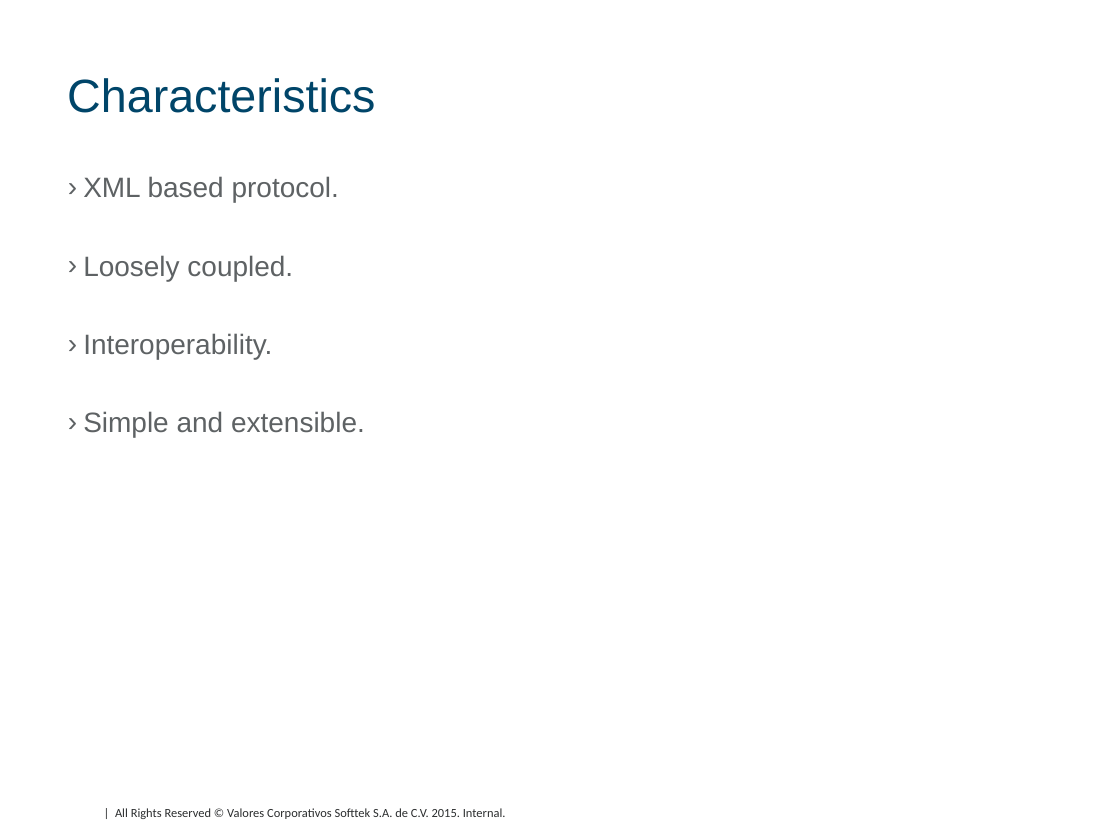
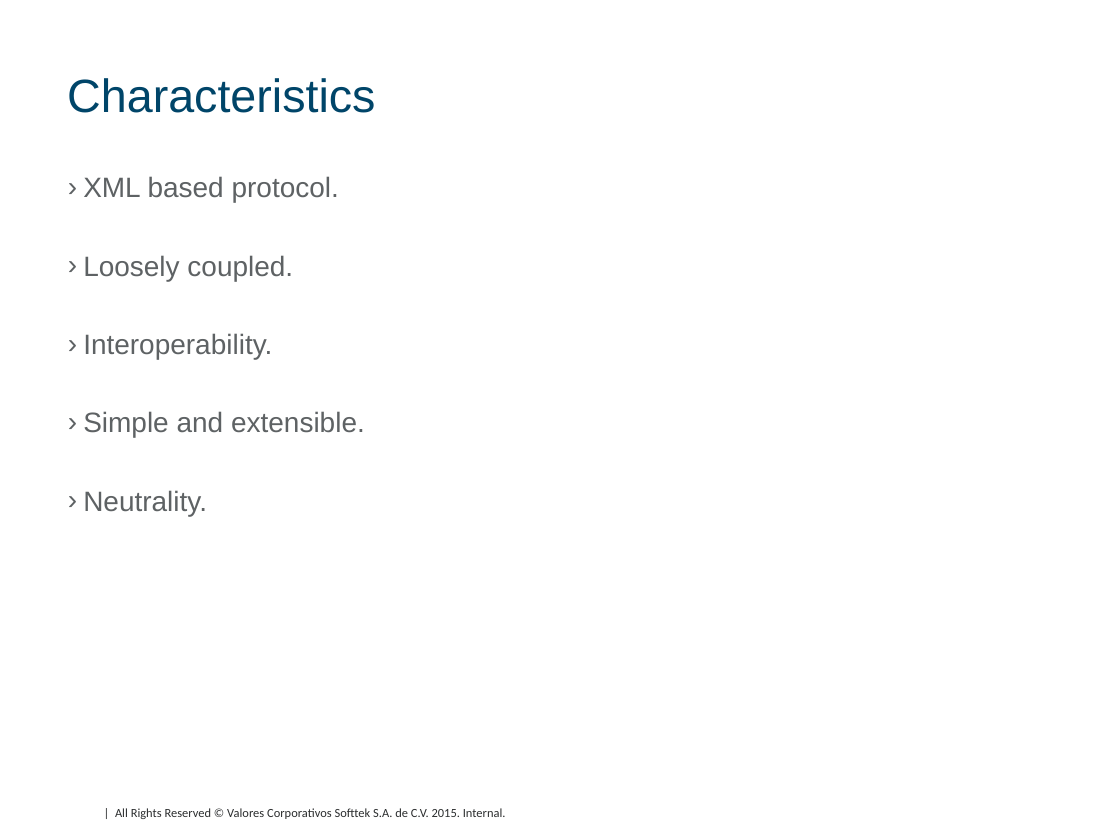
Before and after one commit to DavidHertz/WebServices, a slide deck: slide 7 of SOAP/doc/SOAP.pptx. Drawn at 1120x840 pixels with LibreOffice and Linux fonts; fonts in the diff are those of the drawing; background and template pictures are left out. Boxes give left, top, right and bottom in pixels: in the first picture for what was removed or moved away, otherwise in the second. Text is boxed around its words. In the diff, an @@ line names an element or a change of style, - is before the commit and + after.

```diff
--- a/SOAP/doc/SOAP.pptx
+++ b/SOAP/doc/SOAP.pptx
@@ text at box(83, 490, 207, 516): paragraph added @@
+› Neutrality.
```
Also in this commit, not shown: 3 other slides changed, 9 slides added, 12 slides removed, 16 other files.
